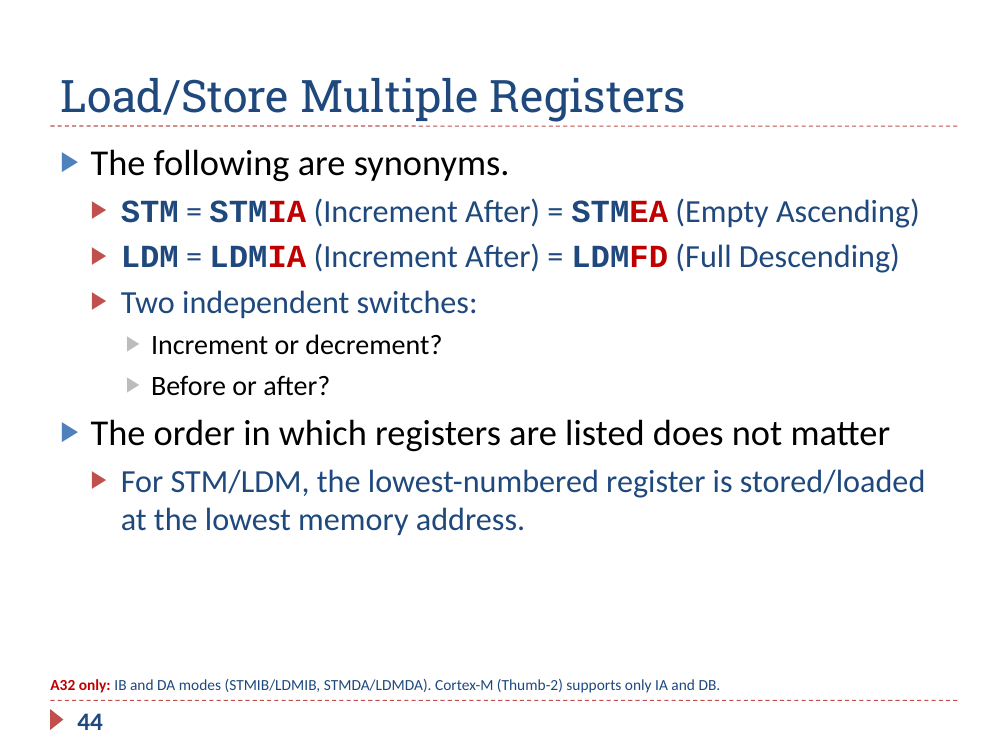
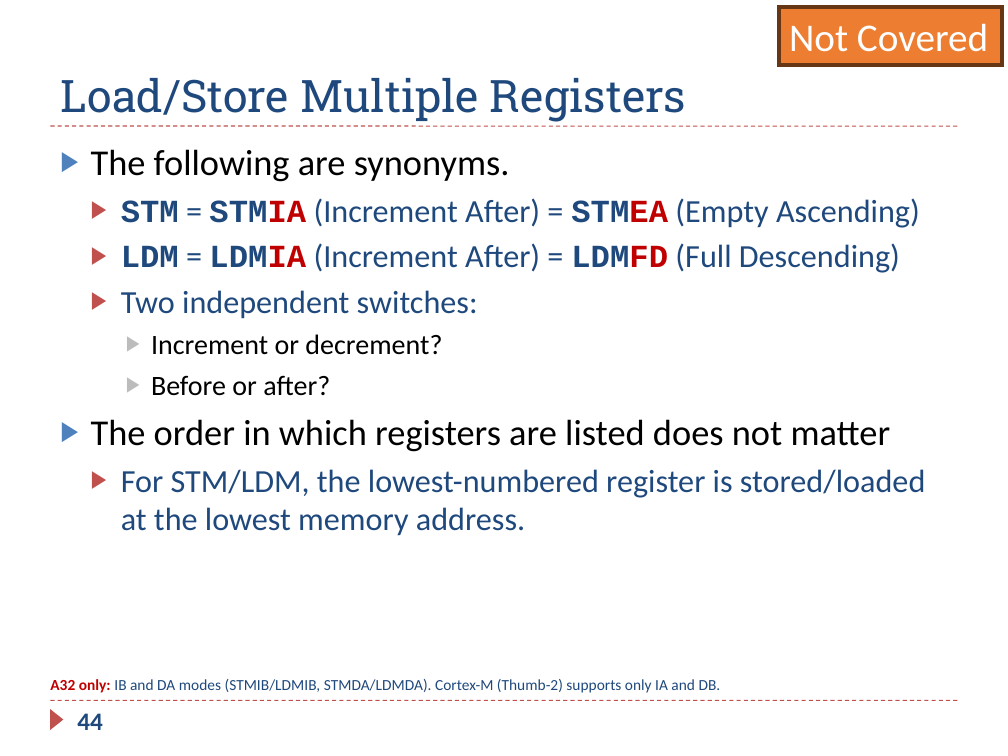
Before and after one commit to guhofstra/CSC111Fa26, a slide deck: slide 44 of PPTs/Ch5_ARM_Load_Store.pptx. Drawn at 1008x756 pixels with LibreOffice and Linux fonts; fonts in the diff are those of the drawing. Boxes give left, top, right and bottom in pixels: in the first picture for what was removed or moved away, otherwise in the second. Text is boxed around its words. In the diff, an @@ line names an element or a change of style, - is before the commit and + after.

```diff
--- a/PPTs/Ch5_ARM_Load_Store.pptx
+++ b/PPTs/Ch5_ARM_Load_Store.pptx
@@ rectangle added at bbox=[779, 7, 1002, 65], fill #ED7D31, outline #683715 3 pt, 28 pt, text #FFFFFF @@
+Not Covered
```
Also in this commit, not shown: 3 other slides changed, 2 other files.
